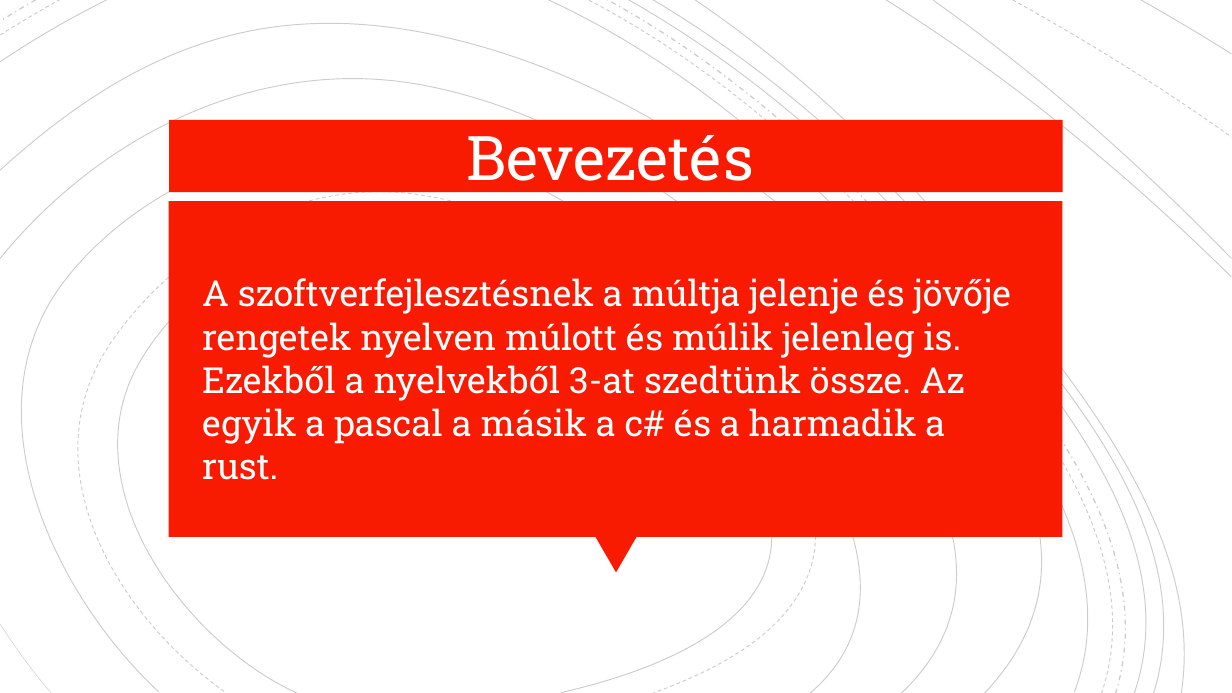
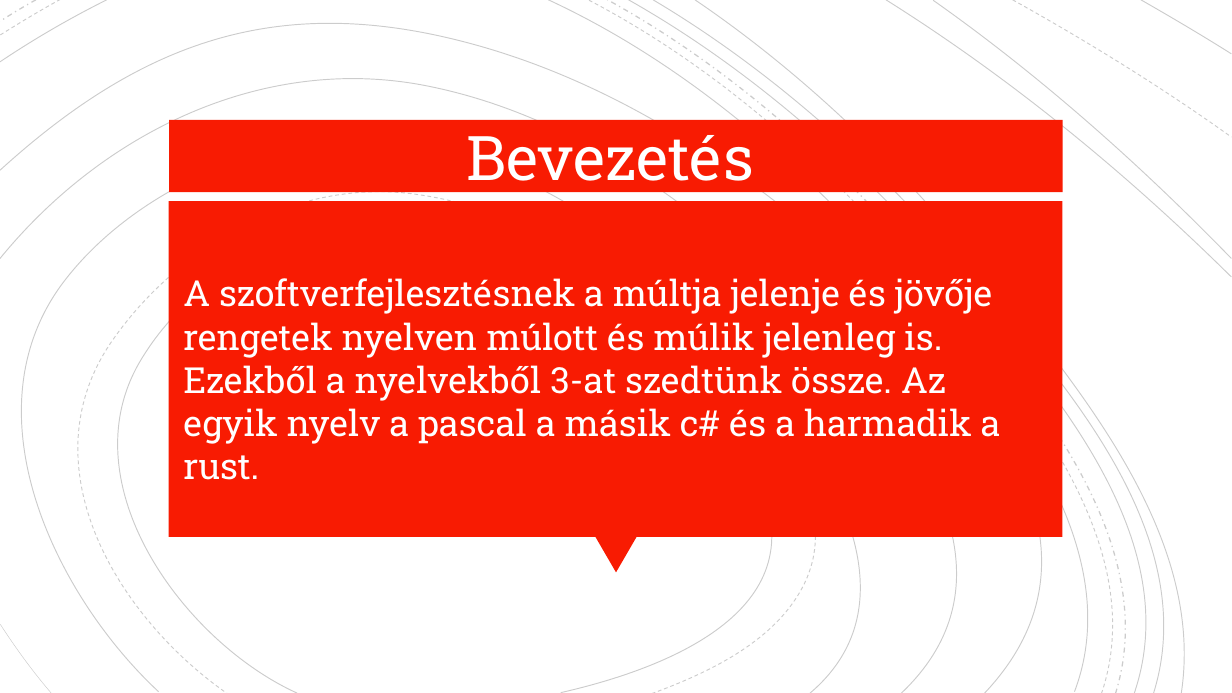
Before and after one commit to Minecraftprovsnoob/Projekt-munka, a slide deck: slide 2 of projekt ppt.pptx. Drawn at 1232x693 pixels with LibreOffice and Linux fonts; fonts in the diff are those of the drawing. Boxes give left, top, right and bottom in pixels: in the first picture for what was removed or moved away, otherwise in the second. Text is boxed around its words. In the diff, an @@ line names an element or a change of style, - is before the commit and + after.

```diff
--- a/projekt ppt.pptx
+++ b/projekt ppt.pptx
@@ text at <box>183,278,1001,444</box>: text changed @@
-A szoftverfejlesztésnek a múltja jelenje és jövője rengetek nyelven múlott és múlik jelenleg is. Ezekből a nyelvekből 3-at szedtünk össze. Az egyik a pascal a másik a c# és a harmadik a rust.
+A szoftverfejlesztésnek a múltja jelenje és jövője rengetek nyelven múlott és múlik jelenleg is. Ezekből a nyelvekből 3-at szedtünk össze. Az egyik nyelv a pascal a másik c# és a harmadik a rust.
```
Also in this commit, not shown: 1 other slide changed, 1 slide added.
